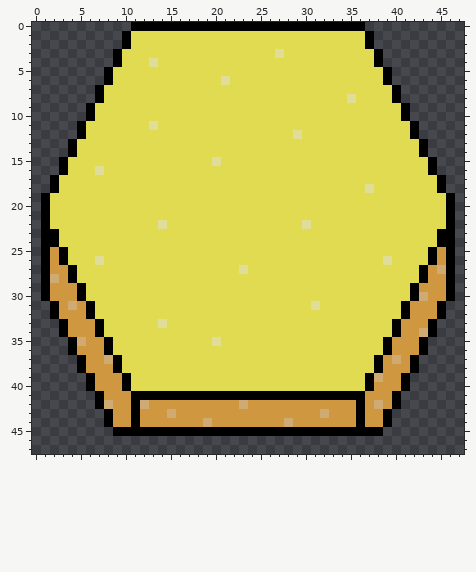
Pixel-art sprite -- android/assets/sprites/sand_tile.png. The first picture shows the starting point.
The file is 48x48 pixels. Colours within 5 levels of each other are drawn and written as one.
The result:
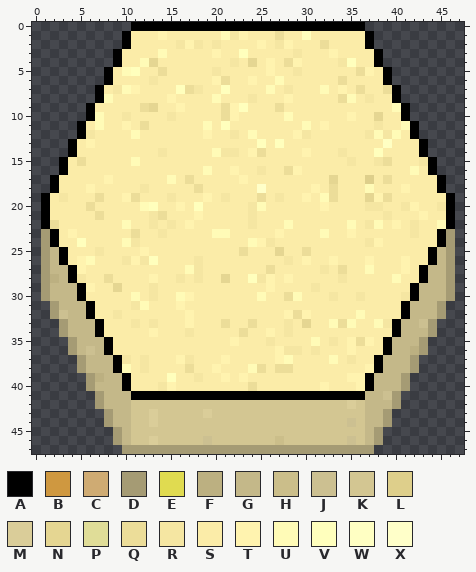
Palette (. is transparent): A #000000  B #cf9840  C #cfab73  D #a59b74  E #e0db50  F #bcb081  G #c4b889  H #cbbe8a  J #ccc091  K #d3c692  L #decf8b  M #dacd99  N #e5d692  P #e0dd98  Q #ecdd99  R #f5e6a2  S #fbeca8  T #fff3af  U #fffbb7  V #ffffbd  W #ffffc3  X #ffffc9
Change:
Changed rows in their new state; - is an unchanged pixel.
first column x 1:
 1 ----------SSSTSSSSSSURTSSSQSSVSSSSSS----------
 2 ----------SSSSSRTRSRSSSSTSRTSSSQSSSS----------
 3 ---------SSSSUSSSSSTSSVSSSSSRSSSTSSSS---------
 4 ---------SSUNSSSSSSSSRSNSTSQTSSSSRVSS---------
 5 --------SUVSSQSSSSSRSSSSSTSSRSSSSSSQTS--------
 6 --------SSSSRSSSSSSTQSSTSSUSSSSSSQSSSS--------
 7 -------SRUTSSSSVQRSSVSSSSUSRSSSUSTSQSSQ-------
 8 -------USSSSSSTSSSSUSSSRSSSTSSSSSQUSRSS-------
 9 ------SSSSSQNSSTSSSSQTVSSSQSSSSSSSSSSSSU------
10 ------USSRSSSSRSSSSSQTSSSSSUSSSSSSTSSNSS------
11 -----SUSSTSQSSSSSSUSVSSSSSSSSUSTSSSSSRSSU-----
12 -----RSSSSUSSSSSSSTSSRSUSSSSTRSSSSSSRURUS-----
13 ----STSSSSSSSSSSSSSSSSSSVSVSSSSSSSSSSSWSSS----
14 ----SSSSSSSSSRSSSSSURRSTQSSSSTSSSRSSSVSSSS----
15 ---SQSSSSSUSSSSSSSSSSSSSSSSSSSSSSSRSSRQSSSR---
16 ---SSSSSSSSSSSSSSSUSSTSSRSSQTSSSSSSSSSSSSUS---
17 --SSSSSTSSSSSSUSQSSSSSTSSSSSSSSSNSSSLSQSSSSS--
18 --SSSTSSSSSRSSSSSQSSSSSSXSSSSSTSQSSSUSSSTSSS--
19 -SRSSSQSSTQSSSRSSSTSRSSSQSRSSTSUQSSSNTQSSSSSS-
20 -SSSSQSSSSSUVSSTSVSSSSSRUSSSSSSTSSSSRRSSRTSSR-
21 -SSSSSQSSSSSRQSSSTSSSSSRSSSSSSSSSSSSSSRSSSTSS-
22 -QSSSSSSSUSSRSRSTSSSSSSRSSSUSSSSSSUSRUSTSRSSU-
23 D-STSSSSSSQSSRSSSSSUUSSSSSTSSSSUSSTSSSSSSRSS-D
24 D-SSVSSSSURSSSSSSSSSSSSUTRSSSSSSSSSSRTSSSSSS-D
25 DG-SSSRSSSSTSSSSSSSSSSQSSSNSSQSSSSSSSSSSSSS-GD
26 DG-STUSSSRTRVSSSSRSSSSSSSSSRSTSSTSSSTSSSTSS-GD
27 DGG-TSSSSSSSSSSSURSSSSSSSQSSSSSRSQSSUSSSTS-GGD
28 DFG-RSSQSSSSTSSRSRSSNSSVRTSTSSSSSRSSSSSUSS-GGD
29 DGGG-TSSNSSSRSSSSSSSSSSSSTSSSSRSSSSSSSSSS-GGGD
30 DGGG-SSSSSUSRSSUTSSSSSSSUSSQUSSSRSSRSSSSR-GGGD
31 -DGGG-SSSSRUSSSTSSSSSSSSSSSSSSSSSSSSSSSS-GGGD-
32 -DJGG-SSRSSSSSSSTSSSSSSSSSSTQTSSSSSUSSSS-GGGD-
33 --DGGG-SSSRSRSSSTSSSQSSQSSSRSNSSUQUSSUR-GGJD--
34 --DGGG-SSSSSTSSSRSSSSSQSSTSRSSSSSSSSSSS-GGGD--
35 ---DGGG-SSSSSSSSSSSSSTSSSRSSSSUSRSTQTS-GGGD---
36 ---DGJG-SSSSSSSSSSSSSSSSSSTRRSRSSSTSSS-GGFD---
37 ----DGGG-RSRSSSTRSSSTSSSSSTUSSSSUSRSS-GGGD----
38 ----DGGG-USRSSSSQSSTSSSUQSQQSSSSSSSST-GGGD----
39 -----DFGG-SSSSVSSRSSTSTSSSSSSSSSSSTT-GGGD-----
40 -----DGGG-SSSRTSSSSSSSSQSSSSSSSTSSST-GGGD-----
41 ------DGGG--------------------------GGJD------
42 ------DGGGKKKKKKKKKKKKKKKKKKKKKKKKMKGGGD------
43 -------DGGKKMKKKKKMKKKKKKKKKKKKKKKKKGGD-------
44 -------DGGKKMKKKKKKKKKKKKKKKKKKKKKJKGGD-------
45 --------DGKKKKKKKKKKKKKKKKKKKKKKKKKKGD--------
46 --------DGKKMKKKKKJKKKKKKKHKKKKKKKJKGD--------
47 ---------DDDDDDDDDDDDDDDDDDDDDDDDDDDD---------
Boxes around the changes in both pictures, in picture pixels (x1, y1, x2, y2):
changed: (41, 31, 455, 454)
